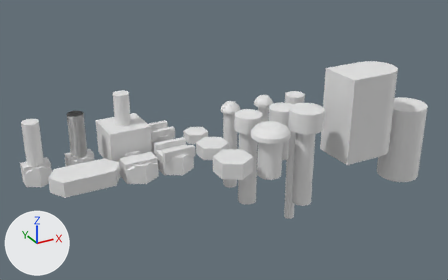
What one commit did to the Blender file lib/screws_and_nuts.blend.
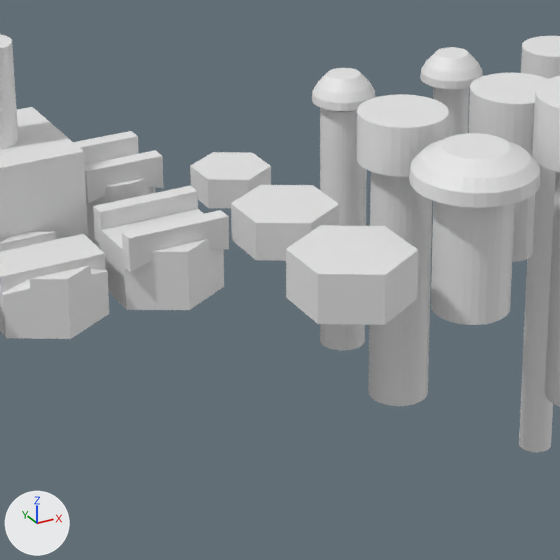
Each version appears first whole from a camera (50 mm lens) standing at (-63.5, -121.2, 62.1) and looking at (5.3, 3.9, -0.4), and next in a close-up on the part from 28% to 66% of the width and 29% to 90% of the height. Arrows for +X, +Y and +Z are at lower left; the lights stay in place.

In view in the first close-up: 'Cube', 'm3_screw_cutout_test', 'nut_m4', 'nut_m4_cut', 'nut_m4_cut_src.001', 'nut_m5', 'screw_m3x35', 'screw_m4x10', 'screw_m4x20', 'screw_m4x20_tolerance_cutout', 'screw_m5x10', 'screw_m5x10_tolerance_cutout'.
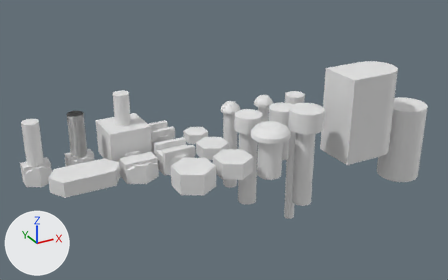
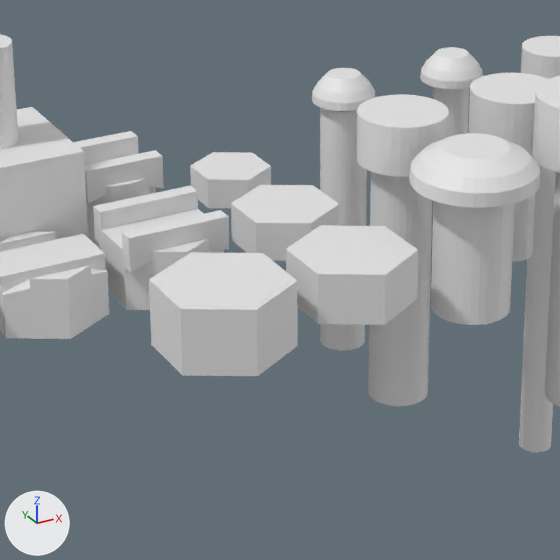
Where the change shows, as pixel boxes (x1, y1, x2, y2) in the close-ups (560 x 560 px):
'nut_m5_cut', added
    after: (149, 252, 298, 376)
'nut_m5.001', added
    after: (155, 254, 291, 307)

The change, as a diff of the scene's bpy script:
```diff
--- a/lib/screws_and_nuts.blend.py
+++ b/lib/screws_and_nuts.blend.py
@@ me_cylinder_024 @@
+me_cylinder_024.from_pydata([(0.0, 4.43, -2.07), (0.0, 4.43, 1.67), (3.83, 2.21, -2.07), (3.83, 2.21, 1.67), (3.83, -2.21, -2.07), (3.83, -2.21, 1.67), (0.0, -4.43, -2.07), (0.0, -4.43, 1.67), (-3.83, -2.21, -2.07), (-3.83, -2.21, 1.67), (-3.83, 2.21, -2.07), (-3.83, 2.21, 1.67), (0.0, 4.43, -3.27), (3.83, 2.21, -3.27), (3.83, -2.21, -3.27), (0.0, -4.43, -3.27), (-3.83, -2.21, -3.27), (-3.83, 2.21, -3.27)], [], [(0, 1, 3, 2), (2, 3, 5, 4), (4, 5, 7, 6), (6, 7, 9, 8), (3, 1, 11, 9, 7, 5), (8, 9, 11, 10), (10, 11, 1, 0), (0, 2, 13, 12), (12, 13, 14, 15, 16, 17), (4, 6, 15, 14), (10, 0, 12, 17), (6, 8, 16, 15), (2, 4, 14, 13), (8, 10, 17, 16)])
@@ ob_nut_m5_001 @@
+ob_nut_m5_001 = bpy.data.objects.new('nut_m5.001', me_cylinder.copy())  # the mesh of ob_nut_m5
+ob_nut_m5_001.location = (-10.0, -10.0, 0.0)
@@ ob_nut_m5_cut @@
+ob_nut_m5_cut = bpy.data.objects.new('nut_m5_cut', me_cylinder_024)
+ob_nut_m5_cut.location = (-10.0, -10.0, 0.2)
+ob_nut_m5_cut.scale = (1.13, 1.13, 1.0)
```
